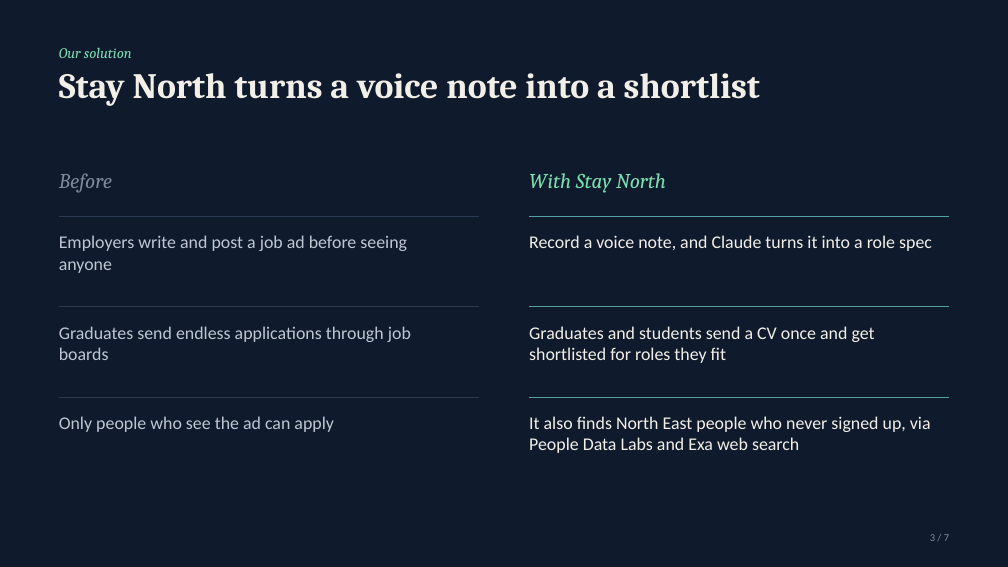
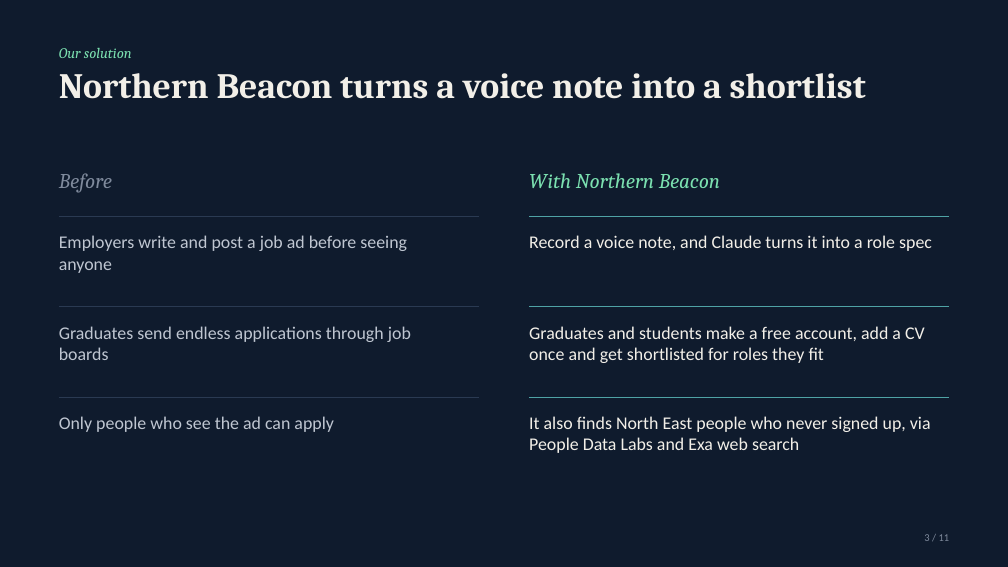
Before and after one commit to OP793/Table7, a slide deck: slide 3 of presentation/Table7-pitch-deck.pptx. Drawn at 1008x567 pixels with LibreOffice and Linux fonts; fonts in the diff are those of the drawing. Boxes give left, top, right and bottom in pixels: in the first picture for what was removed or moved away, otherwise in the second. Text is boxed around its words. In the diff, an @@ line names an element or a change of style, - is before the commit and + after.

```diff
--- a/presentation/Table7-pitch-deck.pptx
+++ b/presentation/Table7-pitch-deck.pptx
@@ title at [59, 73, 866, 99]: text changed @@
-Stay North turns a voice note into a shortlist
+Northern Beacon turns a voice note into a shortlist
@@ text at [529, 173, 720, 188]: text changed @@
-With Stay North
+With Northern Beacon
@@ text at [529, 326, 925, 363]: text changed @@
-Graduates and students send a CV once and get shortlisted for roles they fit
+Graduates and students make a free account, add a CV once and get shortlisted for roles they fit
@@ text at [924, 534, 950, 541]: text changed @@
-3 / 7
+3 / 11
```
Also in this commit, not shown: 6 other slides changed, 4 slides added.
